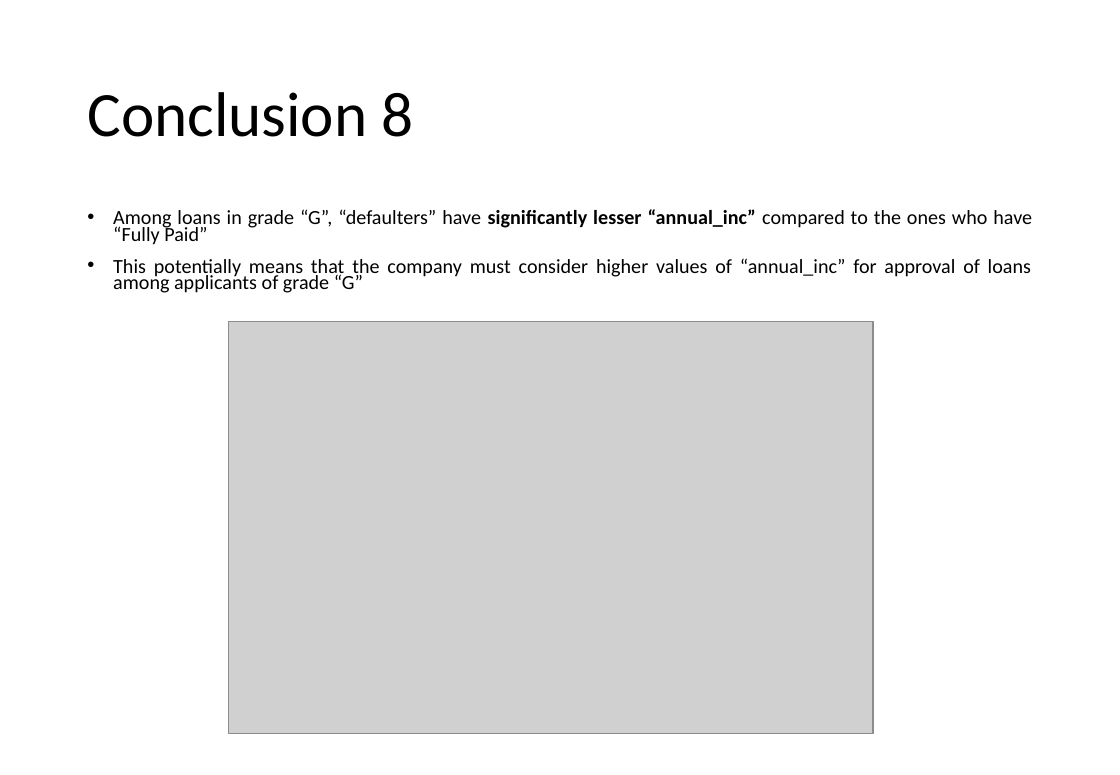
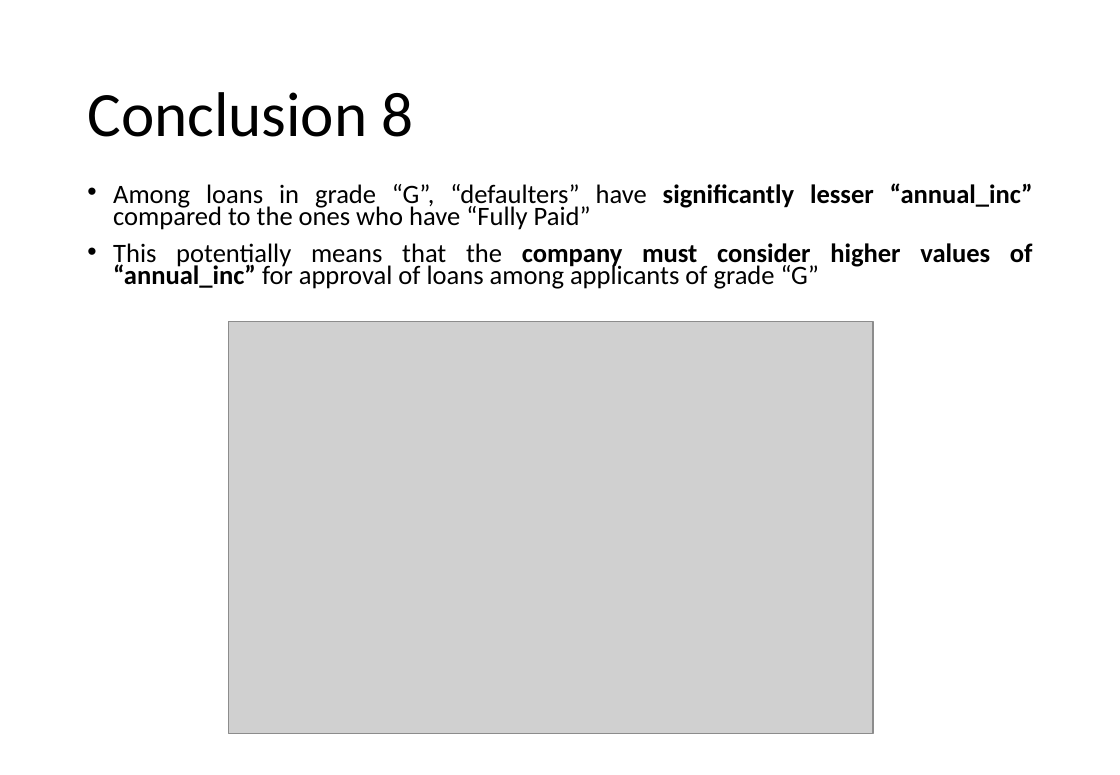
Before and after one commit to krishnajiraoh/upGrad_lending_club_case_study, a slide deck: slide 9 of Insights.pptx. Drawn at 1120x775 pixels with LibreOffice and Linux fonts; fonts in the diff are those of the drawing; grey boxes stand for pictures. Boxes give left, top, right and bottom in pixels: in the first picture for what was removed or moved away, otherwise in the second. Text is boxed around its words. In the diff, an @@ line names an element or a change of style, - is before the commit and + after.

```diff
--- a/Insights.pptx
+++ b/Insights.pptx
@@ text "Among loans in grade “G”, ...": place and size @@
-text "Among loans in grade “G”, ..." at [113, 209, 1032, 293]
+text "Among loans in grade “G”, ..." at [113, 183, 1033, 289]
@@ text "Among loans in grade “G”, ..." at [113, 183, 1033, 289]: size 14 to 18.5 pt; bold on in "company must consider higher values of “annual_inc”" @@
```
Also in this commit, not shown: 1 other slide changed.
